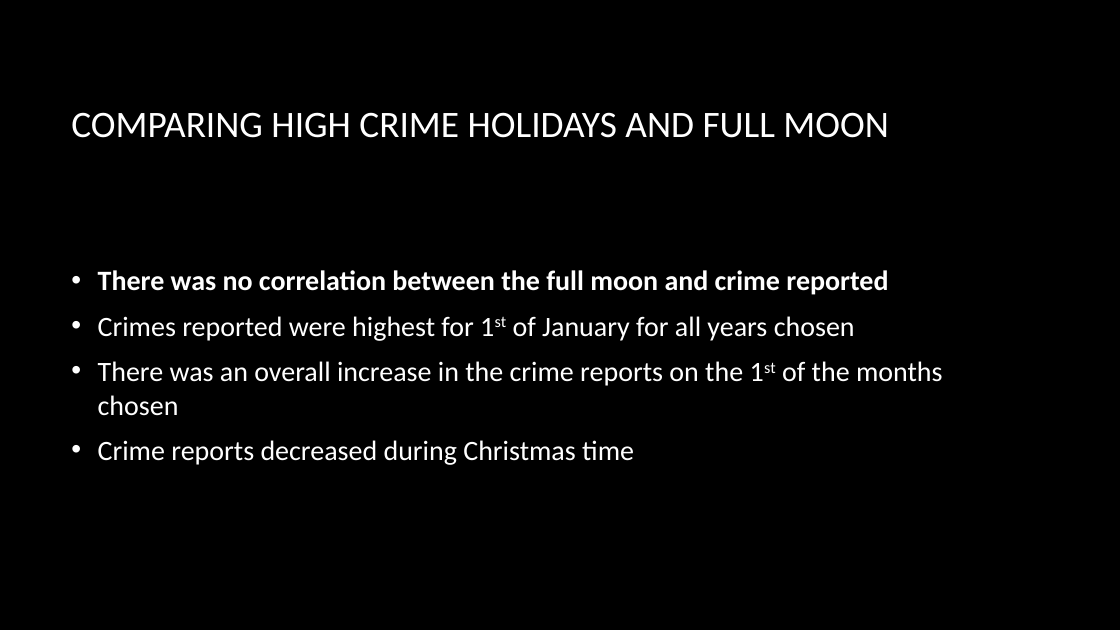
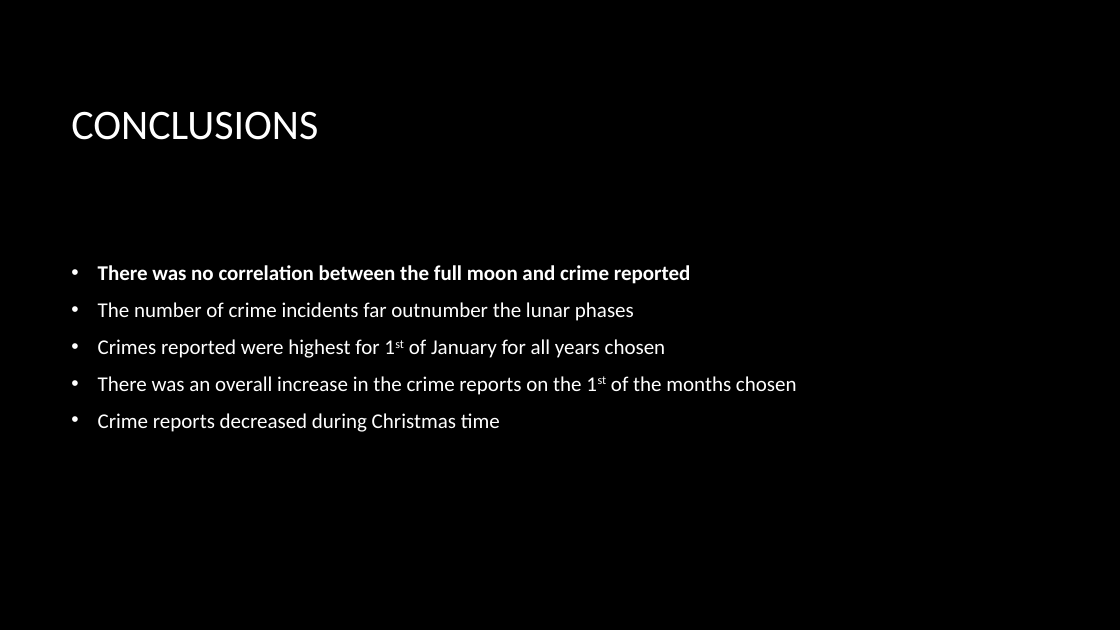
Before and after one commit to flashforward89/Project-1, a slide deck: slide 20 of Master Folder/Lunar Phase Influence On Crime in Austin Texas (3).pptx (slide 19 before the commit). Drawn at 1120x630 pixels with LibreOffice and Linux fonts; fonts in the diff are those of the drawing; background and template pictures are left out. Boxes give left, top, right and bottom in pixels: in the first picture for what was removed or moved away, otherwise in the second. Text is boxed around its words. In the diff, an @@ line names an element or a change of style, - is before the commit and + after.

Commit message:
updated conclusion file

```diff
--- a/Master Folder/Lunar Phase Influence On Crime in Austin Texas (3).pptx
+++ b/Master Folder/Lunar Phase Influence On Crime in Austin Texas (3).pptx
@@ title at [71, 111, 318, 140]: text changed; size 32 to 36 pt @@
-COMPARING HIGH CRIME HOLIDAYS AND FULL MOON
+CONCLUSIONS
@@ text at [98, 265, 797, 432]: size 24 to 18 pt in "There was no correlation between the full ...", "Crimes reported were highest for 1st of ...", "There was an overall increase in the ...", "Crime reports decreased during Christmas time" @@
@@ text at [98, 302, 634, 321]: paragraph added @@
+• The number of crime incidents far outnumber the lunar phases
```
